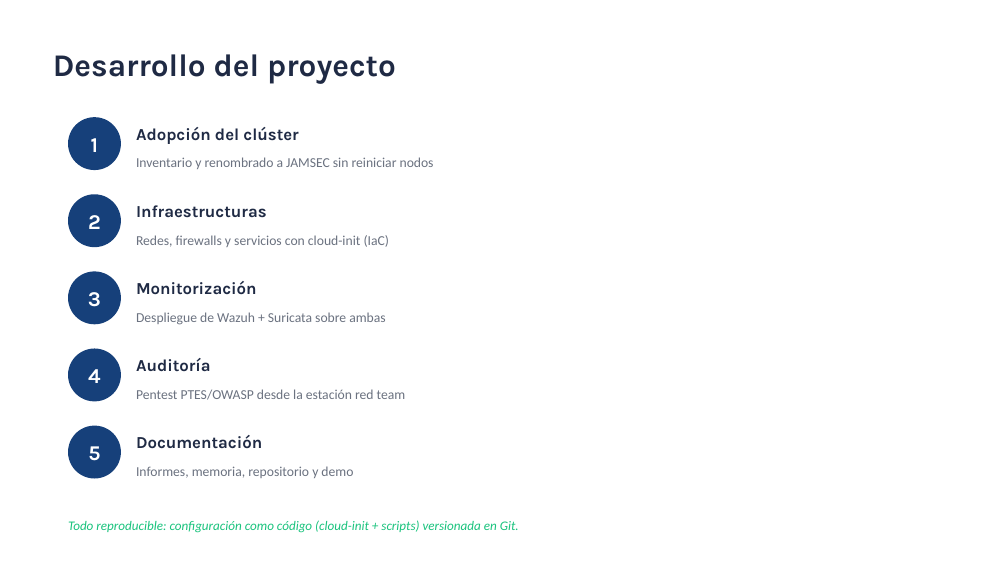
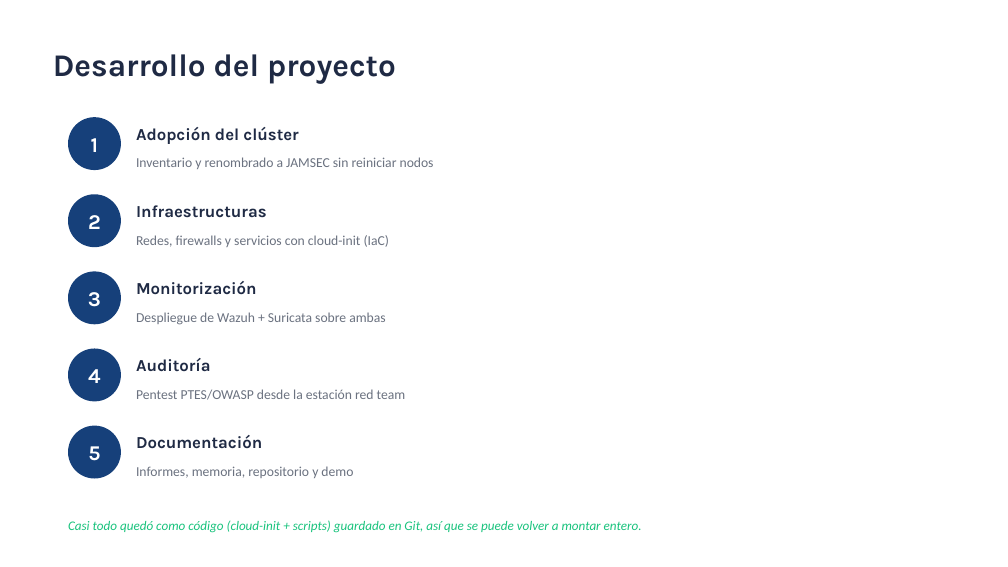
Before and after one commit to aleexsanchezz04/jamsec-proyecto-ciberseguridad, a slide deck: slide 11 of presentacion/JAMSEC_Presentacion.pptx. Drawn at 1008x567 pixels with LibreOffice and Linux fonts; fonts in the diff are those of the drawing. Boxes give left, top, right and bottom in pixels: in the first picture for what was removed or moved away, otherwise in the second. Text is boxed around its words. In the diff, an @@ line names an element or a change of style, - is before the commit and + after.

```diff
--- a/presentacion/JAMSEC_Presentacion.pptx
+++ b/presentacion/JAMSEC_Presentacion.pptx
@@ text at [68, 520, 642, 533]: text changed @@
-Todo reproducible: configuración como código (cloud-init + scripts) versionada en Git.
+Casi todo quedó como código (cloud-init + scripts) guardado en Git, así que se puede volver a montar entero.
```
Also in this commit, not shown: 5 other slides changed, 10 other files.
